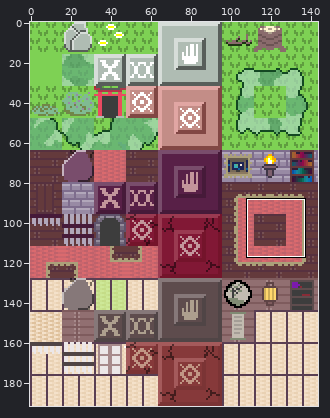
Edited in one commit: sprite sheet (in_game/tiles/tiles.png). The picture above shows the old version from afar; the outline marks the close-up.
Close-up. As it was:
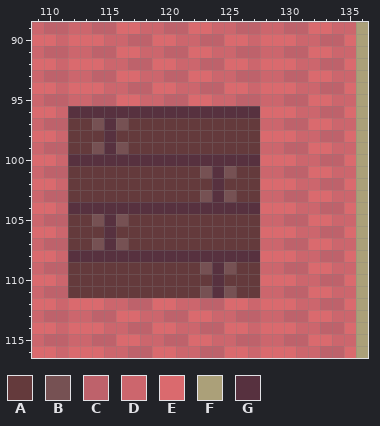
The file is 144x192 pixels. Colours within 5 levels of each other are drawn and written as one. Shown: x 109..136, y 89..116. The commit also changed other parts of the picture, which this record leaves out.
Palette (. is transparent): A #643a3c  B #765153  C #be626b  D #cc666d  E #da6a6e  F #aba079  G #57313f
Pixels before, first column x 109:
 89 DCCDDCCEEDDCCEEDDCCDDCCEEDDF
 90 EEDEEEDDCCEEDDCCEEDEEEDDCCEF
 91 DCCDDCCEEDDCCEEDDCCDDCCEEDDF
 92 EEDEEEDDCCEEDDCCEEDEEEDDCCEF
 93 DCCDDCCEEDDCCEEDDCCDDCCEEDDF
 94 EEDEEEDDCCEEDDCCEEDEEEDDCCEF
 95 DCCDDCCEEDDCCEEDDCCDDCCEEDDF
 96 EEDGGGGGGGGGGGGGGGGEEEDDCCEF
 97 DCCAABGBAAAAAAAAAAADDCCEEDDF
 98 EEDAAAGAAAAAAAAAAAAEEEDDCCEF
 99 DCCAABGBAAAAAAAAAAADDCCEEDDF
100 EEDGGGGGGGGGGGGGGGGEEEDDCCEF
101 DCCAAAAAAAAAAABGBAADDCCEEDDF
102 EEDAAAAAAAAAAAAGAAAEEEDDCCEF
103 DCCAAAAAAAAAAABGBAADDCCEEDDF
104 EEDGGGGGGGGGGGGGGGGEEEDDCCEF
105 DCCAABGBAAAAAAAAAAADDCCEEDDF
106 EEDAAAGAAAAAAAAAAAAEEEDDCCEF
107 DCCAABGBAAAAAAAAAAADDCCEEDDF
108 EEDGGGGGGGGGGGGGGGGEEEDDCCEF
109 DCCAAAAAAAAAAABGBAADDCCEEDDF
110 EEDAAAAAAAAAAAAGAAAEEEDDCCEF
111 DCCAAAAAAAAAAABGBAADDCCEEDDF
112 EEDEEEDDCCEEDDCCEEDEEEDDCCEF
113 DCCDDCCEEDDCCEEDDCCDDCCEEDDF
114 EEDEEEDDCCEEDDCCEEDEEEDDCCEF
115 DCCDDCCEEDDCCEEDDCCDDCCEEDDF
116 EEDEEEDDCCEEDDCCEEDEEEDDCCEF
Now the later version:
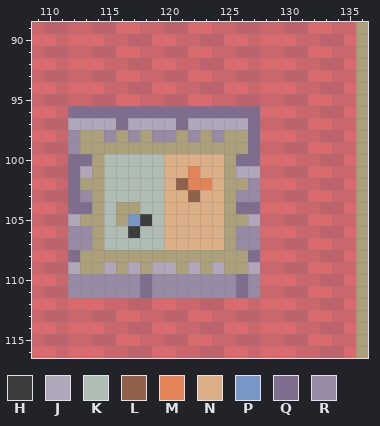
Colours new in this view: H #3d3d3d  J #b1a7ba  K #afbcb3  L #91604a  M #e58358  N #dcaf87  P #7798c6  Q #7e6d8d  R #988aa4
What changed:
y 96: x 112..127 GGGGGGGGGGGGGGGG -> QQQQQQQQQQQQQQQQ
y 97: x 112..127 AABGBAAAAAAAAAAA -> JJJJQJJJJQJJJJJQ
y 98: x 112..127 AAAGAAAAAAAAAAAA -> RFFRFRFRRFRFRFFQ
y 99: x 112..127 AABGBAAAAAAAAAAA -> RFFFFFFFFFFFFFFQ
y 100: x 112..127 GGGGGGGGGGGGGGGG -> QQFKKKKKNNNNNFQQ
y 101: x 112..127 AAAAAAAAAAABGBAA -> QJFKKKKKNNMNNFJJ
y 102: x 112..127 AAAAAAAAAAAAGAAA -> QFFKKKKKNLMMNFFR
y 103: x 112..127 AAAAAAAAAAABGBAA -> QRFKKKKKNNLNNFRR
y 104: x 112..127 GGGGGGGGGGGGGGGG -> QQFKFFKKNNNNNFQQ
y 105: x 112..127 AABGBAAAAAAAAAAA -> JFFKFPHKNNNNNFFJ
y 106: x 112..127 AAAGAAAAAAAAAAAA -> RRFKKHKKNNNNNFRR
y 107: x 112..127 AABGBAAAAAAAAAAA -> RRFKKKKKNNNNNFRR
y 108: x 112..127 GGGGGGGGGGGGGGGG -> QFFFFFFFFFFFFFFQ
y 109: x 112..127 AAAAAAAAAAABGBAA -> JFFJFJFJJFJFJFFJ
y 110: x 112..127 AAAAAAAAAAAAGAAA -> RRRRRRQRRRRRRRQR
y 111: x 112..127 AAAAAAAAAAABGBAA -> RRRRRRQRRRRRRRQR
Changed places in both close-ups, as pixel boxes (x1, y1, x2, y2):
changed: (68, 106, 260, 298)
